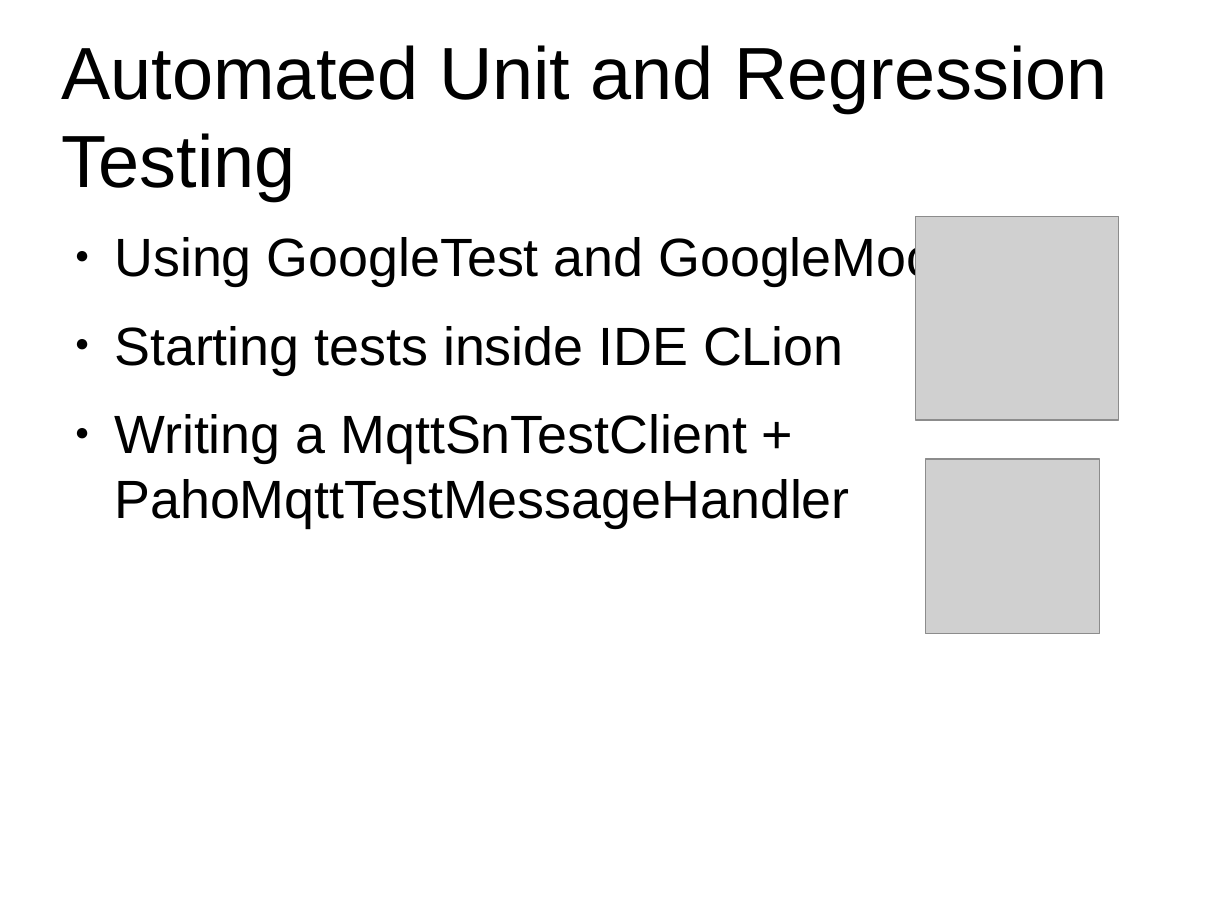
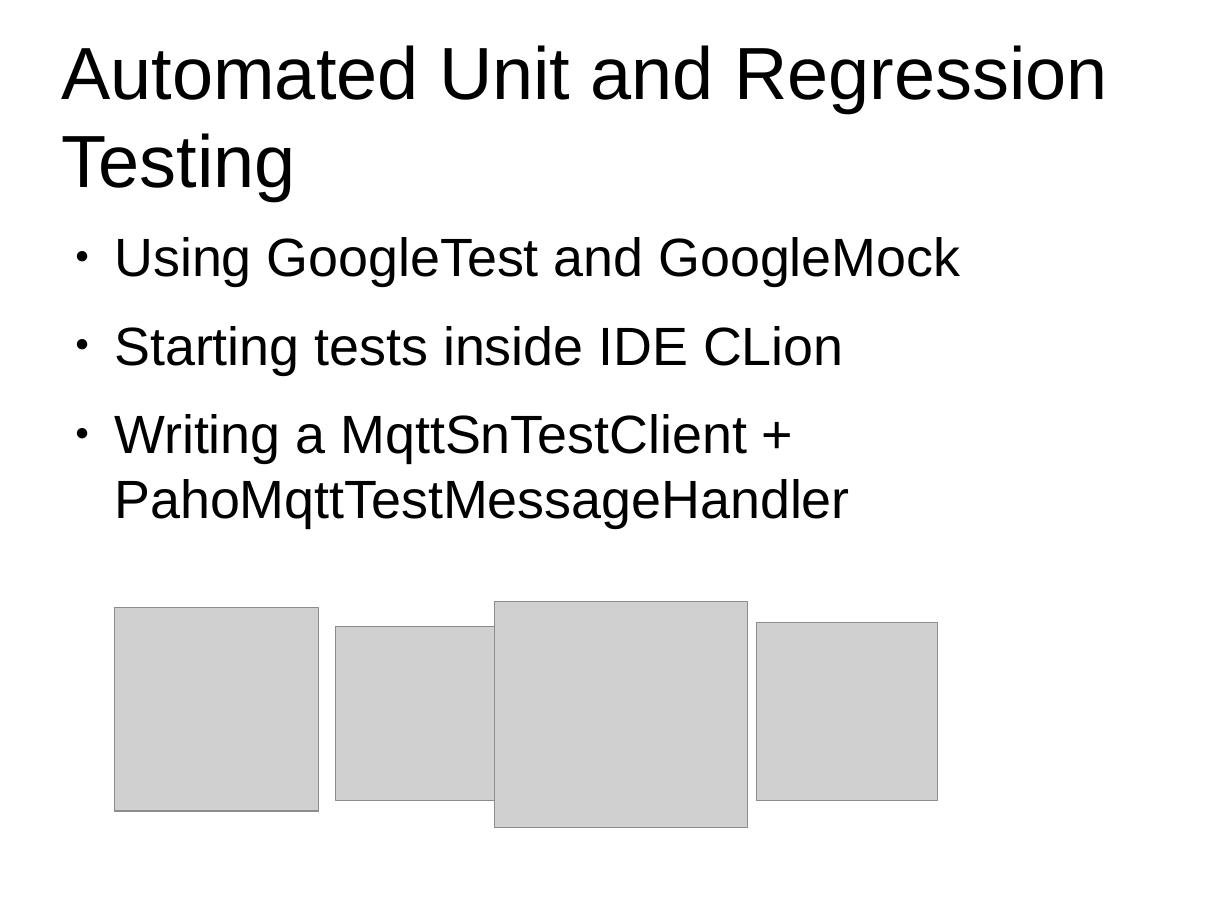
Before and after one commit to S3ler/ProjTeX-mqtt-sn-gateway, a slide deck: slide 20 of Presentation.odp. Drawn at 1232x924 pixels with LibreOffice and Linux fonts; fonts in the diff are those of the drawing; grey boxes stand for pictures; background and template pictures are left out. Boxes give left, top, right and bottom in pixels: in the first picture for what was removed or moved away, otherwise in the second. Text is boxed around its words. In the diff, an @@ line names an element or a change of style, - is before the commit and + after.

```diff
--- a/Presentation.odp
+++ b/Presentation.odp
@@ picture: place and size @@
-picture at (916,216,1119,419)
+picture at (114,607,318,811)
@@ picture: place and size @@
-picture at (926,459,1100,634)
+picture at (335,626,510,800)
@@ picture added at (495,601,748,827) @@
@@ picture added at (757,623,938,800) @@
```
Also in this commit, not shown: 1 other slide changed, 2 other files.
